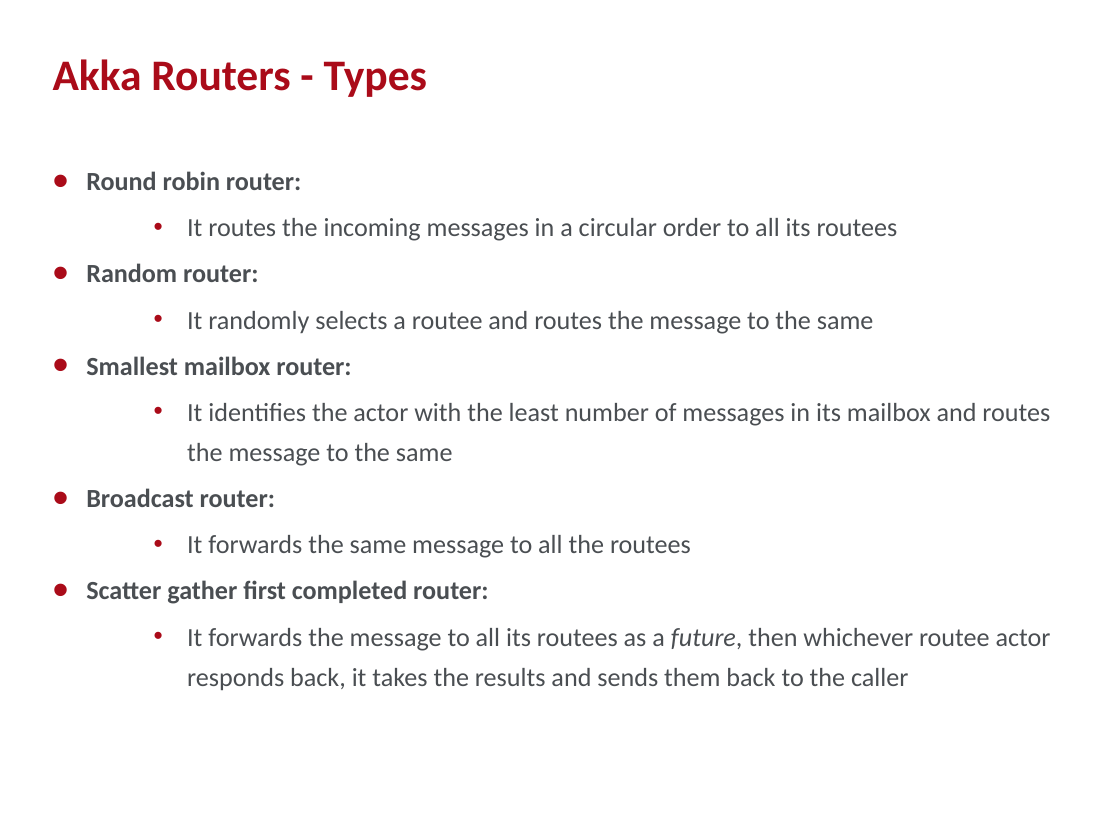
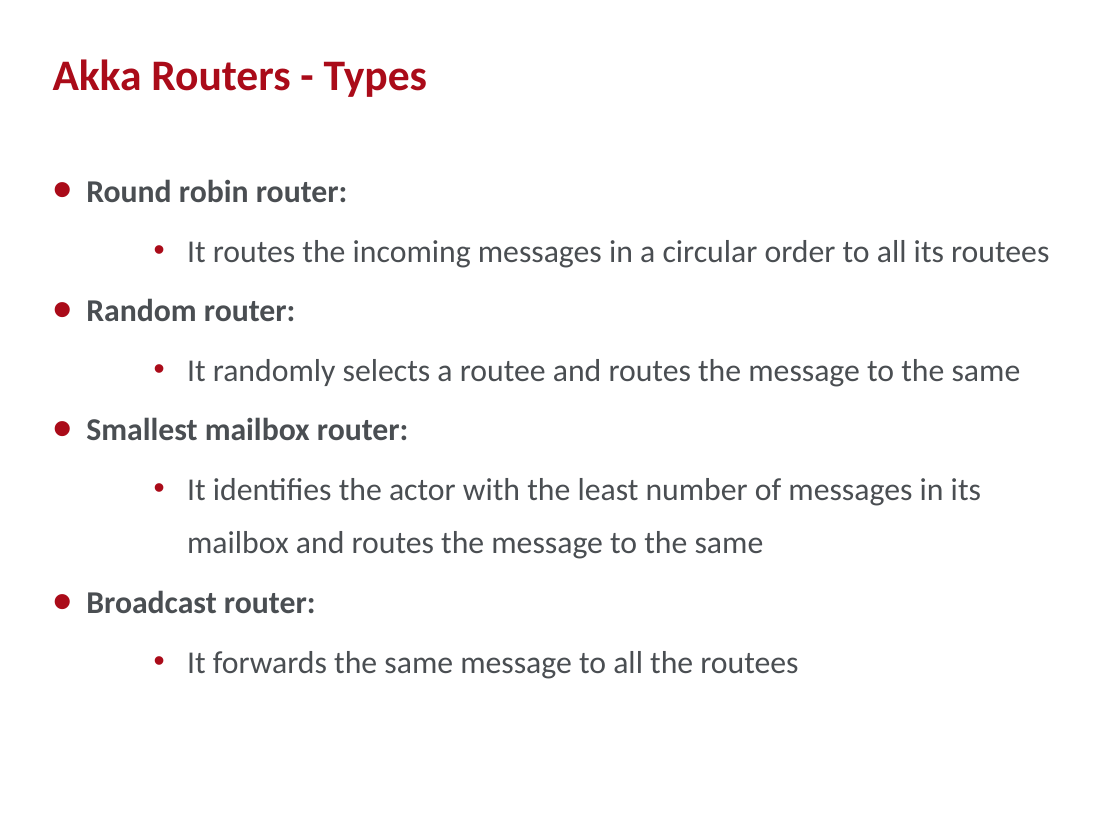
Before and after one commit to ActorModelWorkshop/AKKAWorkshop, a slide deck: slide 16 of Presentation/Akka Workshop.pptx. Drawn at 1120x840 pixels with LibreOffice and Linux fonts; fonts in the diff are those of the drawing; background and template pictures are left out. Boxes give left, top, right and bottom in pixels: in the first picture for what was removed or moved away, otherwise in the second. Text is boxed around its words. In the diff, an @@ line names an element or a change of style, - is before the commit and + after.

Commit message:
Changed presentation

```diff
--- a/Presentation/Akka Workshop.pptx
+++ b/Presentation/Akka Workshop.pptx
@@ text "Round robin router:" at bbox=[86, 179, 1049, 679]: size 16.8 to 20.4 pt; line spacing 1.3 to 1.4 @@
@@ text at bbox=[86, 580, 1051, 690]: paragraphs removed @@
-• Scatter gather first completed router:
-      • It forwards the message to all its routees as a future, then whichever routee actor responds back, it takes the results and sends them back to the caller
```
Also in this commit, not shown: 6 other slides changed, 1 slide added.
